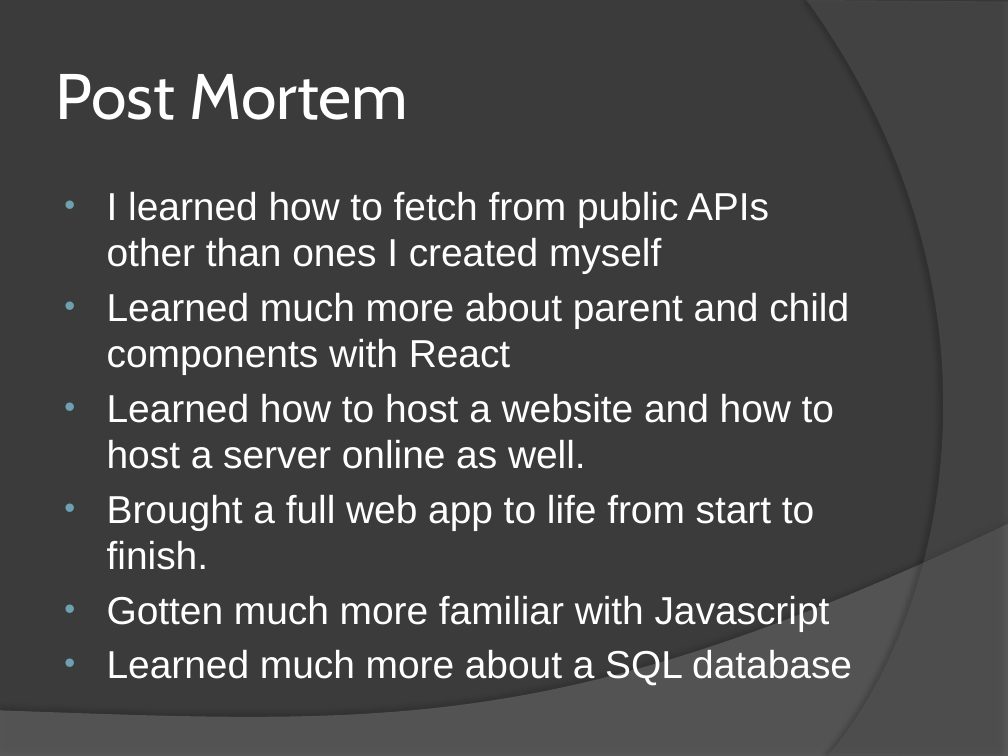
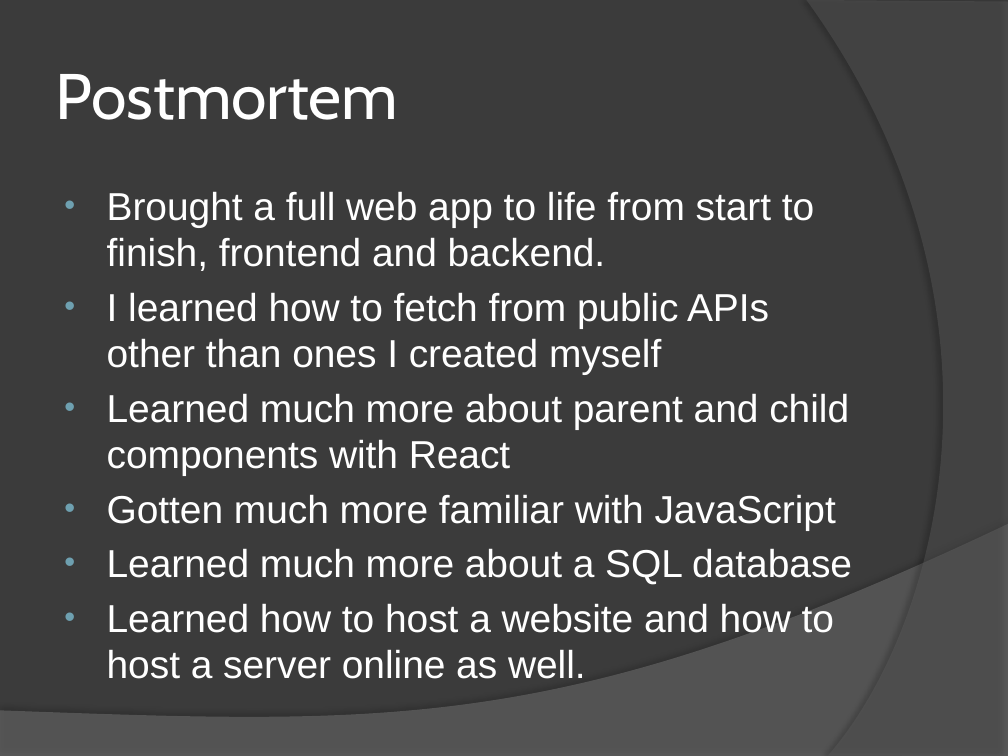
Before and after one commit to JackD27/CapstoneProject, a slide deck: slide 12 of FinalMoneypadPowerpoint.pptx (slide 11 before the commit). Drawn at 1008x756 pixels with LibreOffice and Linux fonts; fonts in the diff are those of the drawing. Boxes give left, top, right and bottom in pixels: in the first picture for what was removed or moved away, otherwise in the second. Text is boxed around its words. In the diff, an @@ line names an element or a change of style, - is before the commit and + after.

Commit message:
ye

```diff
--- a/FinalMoneypadPowerpoint.pptx
+++ b/FinalMoneypadPowerpoint.pptx
@@ title at (55,74,398,120): text changed @@
-Post Mortem
+Postmortem
@@ text at (107,191,814,271): paragraph added @@
+• Brought a full web app to life from start to finish, frontend and backend.
@@ text at (107,494,852,585): paragraphs added @@
+• Gotten much more familiar with JavaScript
+• Learned much more about a SQL database
@@ text at (107,494,852,686): paragraphs removed @@
-• Brought a full web app to life from start to finish.
-• Gotten much more familiar with Javascript
-• Learned much more about a SQL database
```
Also in this commit, not shown: 4 other slides changed, 1 slide added, 1 slide removed.
